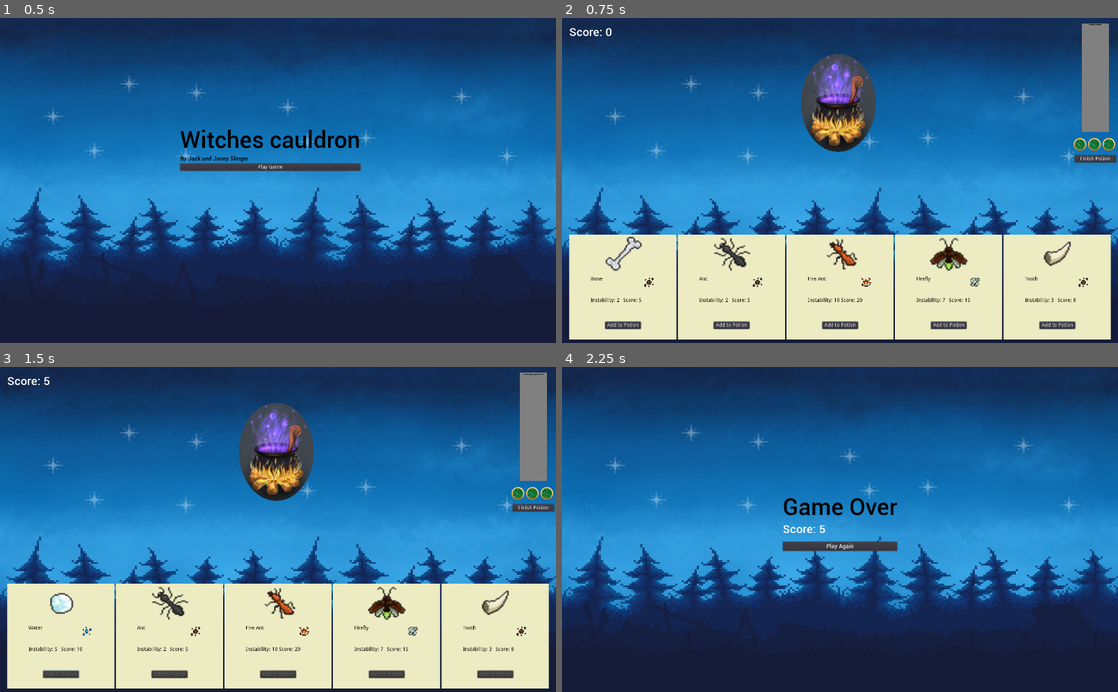
Above: before the commit, frames 1-4 (two rows, left to right).
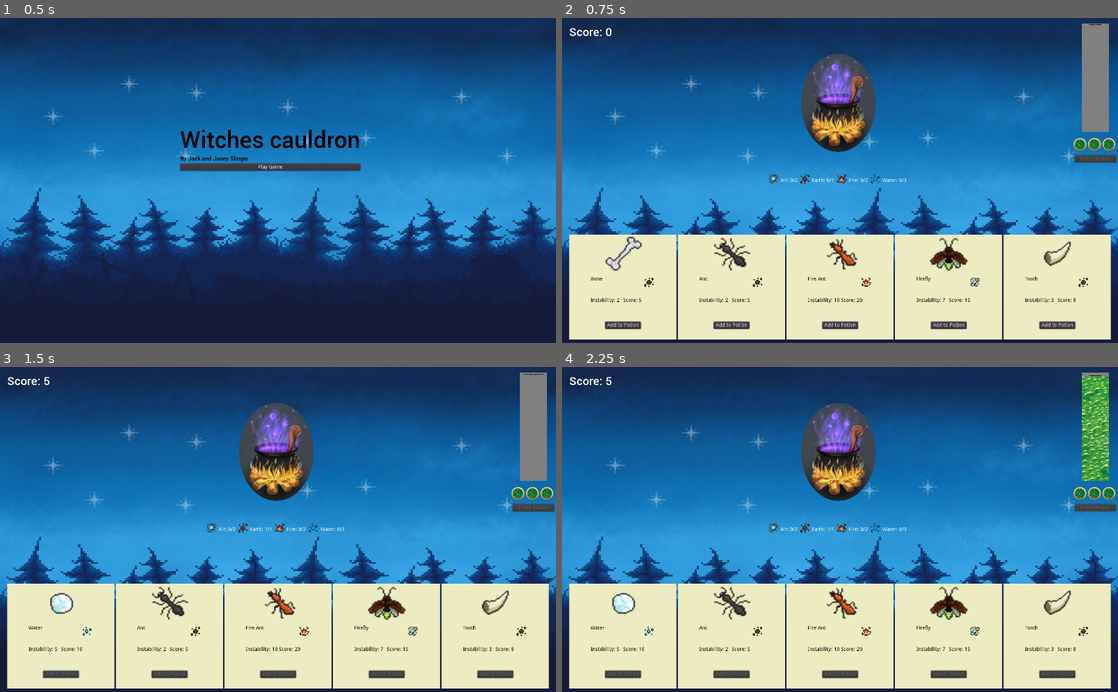
Above: after the commit, the same moments.

Repository: jackslinger/ludum-dare-49
Game: Godot game, scene res://scenes/Start.tscn
Same seed, same stepped clock (60 frames per second), same inputs: the game is played once before the commit and once after it.
Inputs (mouse positions are in pixels of both pictures, inside the frame that each line leads up to):
- Up to frame 1 (0.5 s): no input
- Up to frame 2 (0.75 s): click "Play Game" at 0.5 s
- Up to frame 3 (1.5 s): click "Add to Potion" at 1.25 s
- Up to frame 4 (2.25 s): click (1095, 506) at 2 s, where only the run before the commit has a clickable "Finish Potion"

Frame 1 is identical in both runs. In frame 2, 0.2% of the frame differs, in the area x 37-99%, y 42-52%; in frame 3, 0.2%; in frame 4, 38%, in the area x 1-100%, y 1-99%.

Commit message:
Added a required ingredients before you can finish.

Diff:
--- /dev/null
+++ b/scenes/Elements.tscn
@@ -0,0 +1,91 @@
+[gd_scene load_steps=6 format=2]
+
+[ext_resource path="res://assets/simple_elements/fire.png" type="Texture" id=1]
+[ext_resource path="res://assets/simple_elements/earth.png" type="Texture" id=2]
+[ext_resource path="res://assets/simple_elements/air.png" type="Texture" id=3]
+[ext_resource path="res://assets/simple_elements/water.png" type="Texture" id=4]
+[ext_resource path="res://scripts/Elements.gd" type="Script" id=5]
+
+[node name="Elements" type="Control"]
+anchor_right = 1.0
+anchor_bottom = 1.0
+margin_right = -1136.0
+margin_bottom = -860.0
+script = ExtResource( 5 )
+__meta__ = {
+"_edit_use_anchors_": false
+}
+
+[node name="Wrapper" type="HBoxContainer" parent="."]
+margin_right = 40.0
+margin_bottom = 40.0
+__meta__ = {
+"_edit_use_anchors_": false
+}
+
+[node name="AirContainer" type="HBoxContainer" parent="Wrapper"]
+margin_right = 83.0
+margin_bottom = 40.0
+
+[node name="AirIcon" type="TextureRect" parent="Wrapper/AirContainer"]
+margin_right = 32.0
+margin_bottom = 40.0
+texture = ExtResource( 3 )
+
+[node name="AirLabel" type="Label" parent="Wrapper/AirContainer"]
+margin_left = 36.0
+margin_top = 13.0
+margin_right = 83.0
+margin_bottom = 27.0
+text = "Air: 0/0"
+
+[node name="EarthContainer" type="HBoxContainer" parent="Wrapper"]
+margin_left = 87.0
+margin_right = 184.0
+margin_bottom = 40.0
+
+[node name="EarthIcon" type="TextureRect" parent="Wrapper/EarthContainer"]
+margin_right = 32.0
+margin_bottom = 40.0
+texture = ExtResource( 2 )
+
+[node name="EarthLabel" type="Label" parent="Wrapper/EarthContainer"]
+margin_left = 36.0
+margin_top = 13.0
+margin_right = 97.0
+margin_bottom = 27.0
+text = "Earth: 0/0"
+
+[node name="FireContainer" type="HBoxContainer" parent="Wrapper"]
+margin_left = 188.0
+margin_right = 277.0
+margin_bottom = 40.0
+
+[node name="FireIcon" type="TextureRect" parent="Wrapper/FireContainer"]
+margin_right = 32.0
+margin_bottom = 40.0
+texture = ExtResource( 1 )
+
+[node name="FireLabel" type="Label" parent="Wrapper/FireContainer"]
+margin_left = 36.0
+margin_top = 13.0
+margin_right = 89.0
+margin_bottom = 27.0
+text = "Fire: 0/0"
+
+[node name="WaterContainer" type="HBoxContainer" parent="Wrapper"]
+margin_left = 281.0
+margin_right = 384.0
+margin_bottom = 40.0
+
+[node name="WaterIcon" type="TextureRect" parent="Wrapper/WaterContainer"]
+margin_right = 32.0
+margin_bottom = 40.0
+texture = ExtResource( 4 )
+
+[node name="WaterLabel" type="Label" parent="Wrapper/WaterContainer"]
+margin_left = 36.0
+margin_top = 13.0
+margin_right = 103.0
+margin_bottom = 27.0
+text = "Water: 0/0"
--- a/scenes/Main.tscn
+++ b/scenes/Main.tscn
@@ -6,6 +6,7 @@
 [ext_resource path="res://scenes/Failures.tscn" type="PackedScene" id=4]
 [ext_resource path="res://scenes/Score.tscn" type="PackedScene" id=5]
 [ext_resource path="res://scripts/Main.gd" type="Script" id=6]
+[ext_resource path="res://scenes/Elements.tscn" type="PackedScene" id=7]
 [ext_resource path="res://scenes/Ingredient.tscn" type="PackedScene" id=8]
 
 [node name="Main" type="Control"]
@@ -39,6 +40,16 @@
 __meta__ = {
 "_edit_use_anchors_": false
 }
+
+[node name="Elements" parent="." instance=ExtResource( 7 )]
+anchor_left = 0.5
+anchor_top = 0.5
+anchor_right = 0.5
+anchor_bottom = 0.5
+margin_left = -200.0
+margin_top = -20.0
+margin_right = 200.0
+margin_bottom = 20.0
 
 [node name="Score" parent="." instance=ExtResource( 5 )]
 margin_left = 20.0
@@ -154,11 +165,17 @@
 [connection signal="disable_buttons" from="." to="MarginContainer/HBoxContainer/Card3" method="disable_button"]
 [connection signal="disable_buttons" from="." to="MarginContainer/HBoxContainer/Card4" method="disable_button"]
 [connection signal="disable_buttons" from="." to="MarginContainer/HBoxContainer/Card5" method="disable_button"]
+[connection signal="requirements_met" from="Elements" to="." method="_on_Elements_requirements_met"]
 [connection signal="add_ingredient" from="MarginContainer/HBoxContainer/Card1" to="." method="_on_add_ingredient"]
+[connection signal="add_ingredient" from="MarginContainer/HBoxContainer/Card1" to="Elements" method="_on_add_ingredient"]
 [connection signal="add_ingredient" from="MarginContainer/HBoxContainer/Card2" to="." method="_on_add_ingredient"]
+[connection signal="add_ingredient" from="MarginContainer/HBoxContainer/Card2" to="Elements" method="_on_add_ingredient"]
 [connection signal="add_ingredient" from="MarginContainer/HBoxContainer/Card3" to="." method="_on_add_ingredient"]
+[connection signal="add_ingredient" from="MarginContainer/HBoxContainer/Card3" to="Elements" method="_on_add_ingredient"]
 [connection signal="add_ingredient" from="MarginContainer/HBoxContainer/Card4" to="." method="_on_add_ingredient"]
+[connection signal="add_ingredient" from="MarginContainer/HBoxContainer/Card4" to="Elements" method="_on_add_ingredient"]
 [connection signal="add_ingredient" from="MarginContainer/HBoxContainer/Card5" to="." method="_on_add_ingredient"]
+[connection signal="add_ingredient" from="MarginContainer/HBoxContainer/Card5" to="Elements" method="_on_add_ingredient"]
 [connection signal="animation_finished" from="StabilityBar" to="MarginContainer/HBoxContainer/Card1" method="enable_button"]
 [connection signal="animation_finished" from="StabilityBar" to="MarginContainer/HBoxContainer/Card2" method="enable_button"]
 [connection signal="animation_finished" from="StabilityBar" to="MarginContainer/HBoxContainer/Card3" method="enable_button"]
--- /dev/null
+++ b/scripts/Elements.gd
@@ -0,0 +1,49 @@
+extends Control
+
+var air
+var earth
+var fire
+var water
+
+var required_air
+var required_earth
+var required_fire
+var required_water
+
+signal requirements_met
+
+# Called when the node enters the scene tree for the first time.
+func _ready():
+	air = 0
+	earth = 0
+	fire = 0
+	water = 0
+
+	required_air = 2
+	required_earth = 1
+	required_fire = 2
+	required_water = 3
+
+	update_display()
+
+func update_display():
+	$Wrapper/AirContainer/AirLabel.text = "Air: %s/%s" % [air, required_air]
+	$Wrapper/EarthContainer/EarthLabel.text = "Earth: %s/%s" % [earth, required_earth]
+	$Wrapper/FireContainer/FireLabel.text = "Fire: %s/%s" % [fire, required_fire]
+	$Wrapper/WaterContainer/WaterLabel.text = "Water: %s/%s" % [water, required_water]
+
+func _on_add_ingredient(ingredient_name):
+	var ingredient = GlobalIngredients.get_ingredient(ingredient_name)
+	var type = ingredient["element"]
+	if type == "air":
+		air += 1
+	elif type == "earth":
+		earth += 1
+	elif type == "fire":
+		fire += 1
+	elif type == "water":
+		water += 1
+	update_display()
+
+	if air >= required_air && earth >= required_earth && fire >= required_fire && water >= required_water:
+		emit_signal("requirements_met")
--- a/scripts/Main.gd
+++ b/scripts/Main.gd
@@ -2,8 +2,7 @@
 signal disable_buttons
 
 func _ready():
-	#connect("add_ingredient", self, "_on_add_ingredient")
-	pass # Replace with function body.
+	$Finish.disabled = true
 
 func _on_add_ingredient(ingredient_name):
 	emit_signal("disable_buttons")
@@ -18,3 +17,7 @@
 func _on_Failures_loose():
 	$Score.reset()
 	get_tree().change_scene("res://scenes/GameOver.tscn")
+
+
+func _on_Elements_requirements_met():
+	$Finish.disabled = false
Not shown: 1 places in scenes/Main.tscn that only renumber resources
